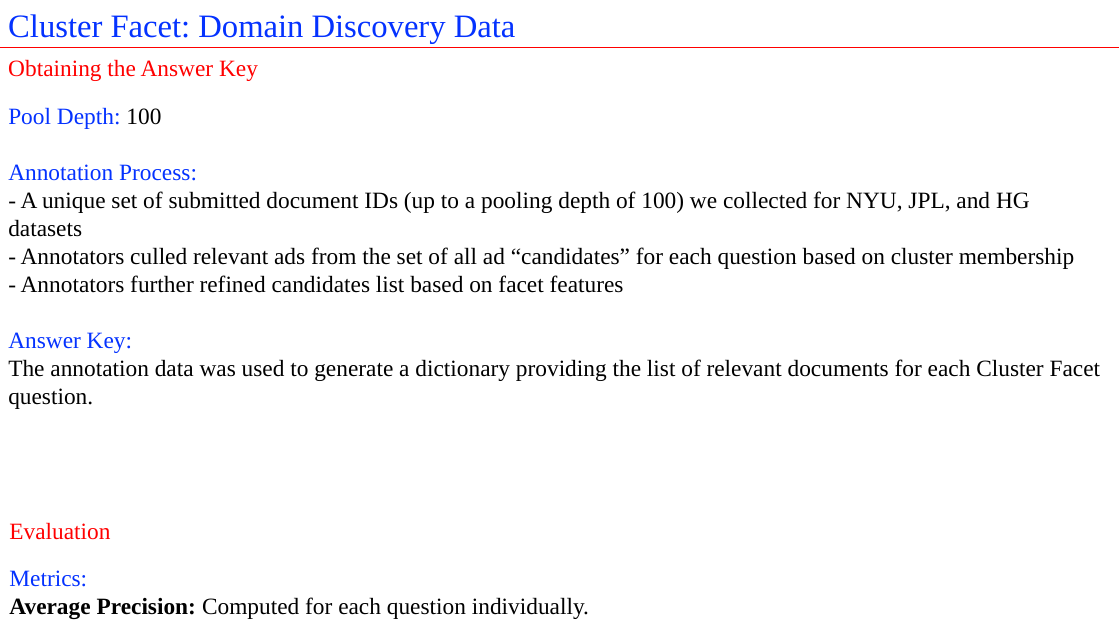
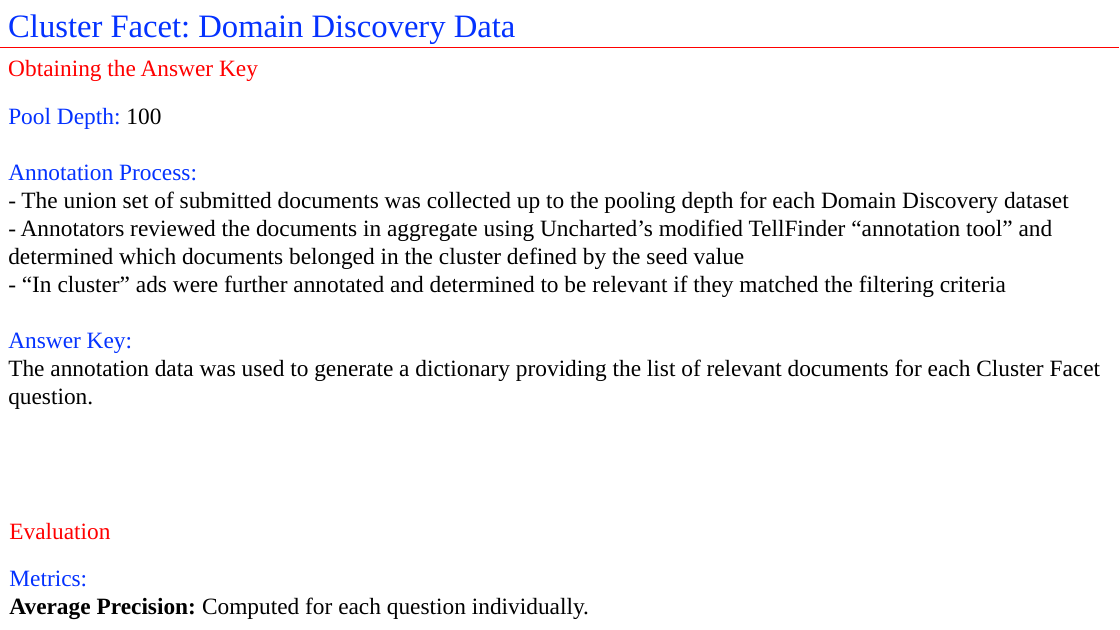
Before and after one commit to istresearch/qpr-fall-2016-eval, a slide deck: slide 23 of evaluation/Fall_2016_QPR_Post_Hoc.pptx (slide 21 before the commit). Drawn at 1120x630 pixels with LibreOffice and Linux fonts; fonts in the diff are those of the drawing. Boxes give left, top, right and bottom in pixels: in the first picture for what was removed or moved away, otherwise in the second. Text is boxed around its words. In the diff, an @@ line names an element or a change of style, - is before the commit and + after.

```diff
--- a/evaluation/Fall_2016_QPR_Post_Hoc.pptx
+++ b/evaluation/Fall_2016_QPR_Post_Hoc.pptx
@@ text at (8,191,1069,297): text changed @@
-- A unique set of submitted document IDs (up to a pooling depth of 100) we collected for NYU, JPL, and HG datasets
-- Annotators culled relevant ads from the set of all ad “candidates” for each question based on cluster membership
-- Annotators further refined candidates list based on facet features
+- The union set of submitted documents was collected up to the pooling depth for each Domain Discovery dataset
+- Annotators reviewed the documents in aggregate using Uncharted’s modified TellFinder “annotation tool” and determined which documents belonged in the cluster defined by the seed value
+- “In cluster” ads were further annotated and determined to be relevant if they matched the filtering criteria
```
Also in this commit, not shown: 29 other slides changed, 9 slides added, 2 other files.
